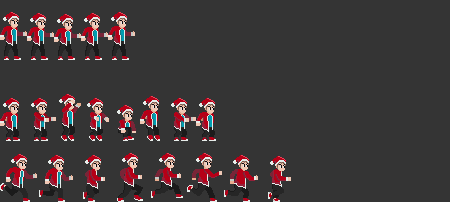
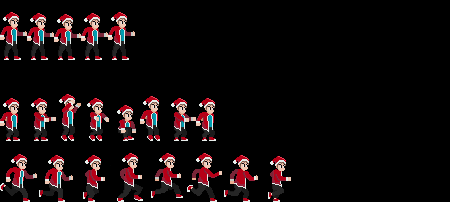
Two versions of the same layered image (450 x 202). Layer-by-layer changes:
painted on "Слой 44" over left=25, top=83, right=275, bottom=201
added layer "Заливка цветом 3" above "Персонаж" over left=0, top=0, right=450, bottom=202
hid "Заливка цветом 2" over left=0, top=0, right=450, bottom=202
hid "Заливка цветом 1" over left=0, top=0, right=450, bottom=202
